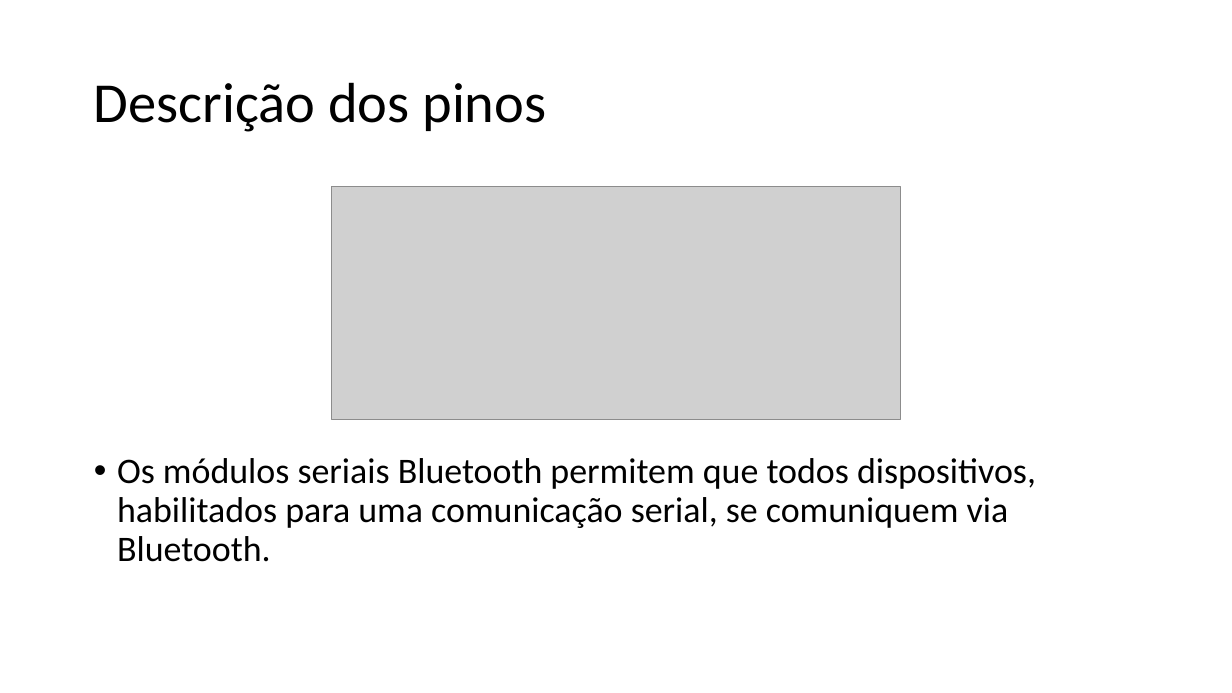
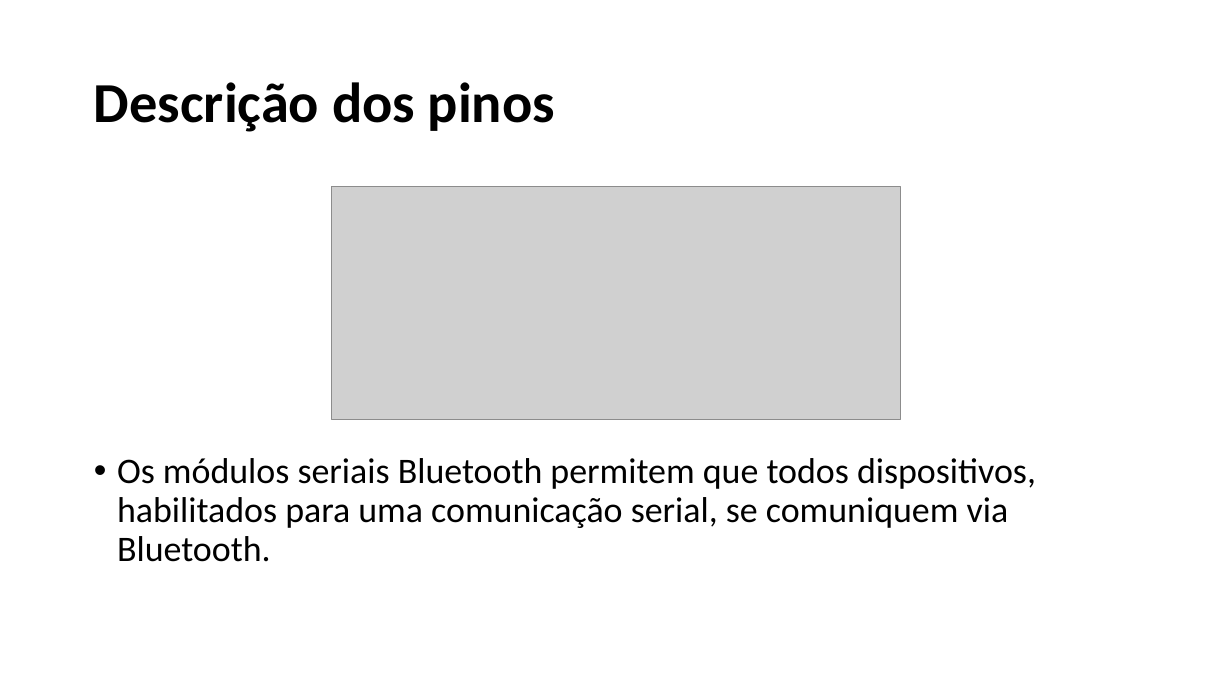
Before and after one commit to salmo-jr/public-slides, a slide deck: slide 5 of arduino-bluetooth.pptx. Drawn at 1232x693 pixels with LibreOffice and Linux fonts; fonts in the diff are those of the drawing; grey boxes stand for pictures. Boxes give left, top, right and bottom in pixels: in the first picture for what was removed or moved away, otherwise in the second. Text is boxed around its words. In the diff, an @@ line names an element or a change of style, - is before the commit and + after.

```diff
--- a/arduino-bluetooth.pptx
+++ b/arduino-bluetooth.pptx
@@ title "Descrição dos pinos" at bbox=[94, 82, 555, 132]: bold on @@
```
Also in this commit, not shown: 50 other slides changed, 1 slide added, 1 slide removed.
